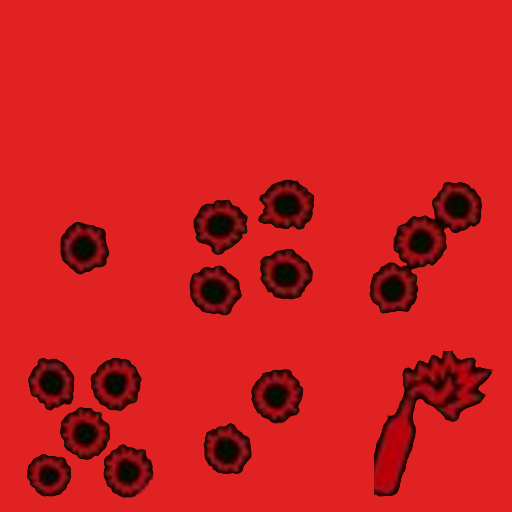
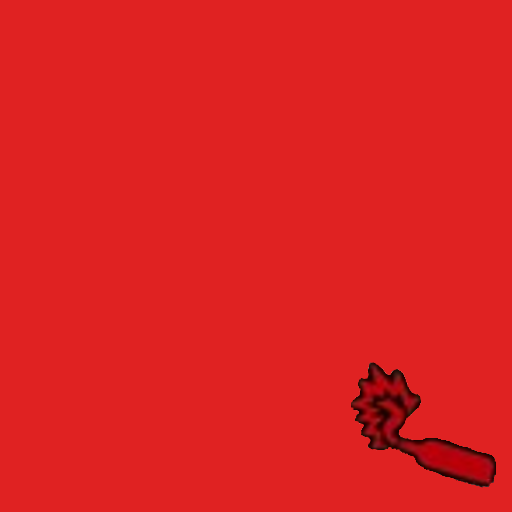
Two versions of the same layered image (512 × 512). Layer-by-layer changes:
renamed "6" to "coktail", painted on it over [left=351, top=351, right=496, bottom=497]
hid "5" over [left=25, top=358, right=154, bottom=500]
hid "2" over [left=194, top=360, right=308, bottom=507]
hid "4" over [left=171, top=177, right=326, bottom=318]
hid "3" over [left=369, top=182, right=494, bottom=314]
hid "1" over [left=60, top=222, right=110, bottom=275]
